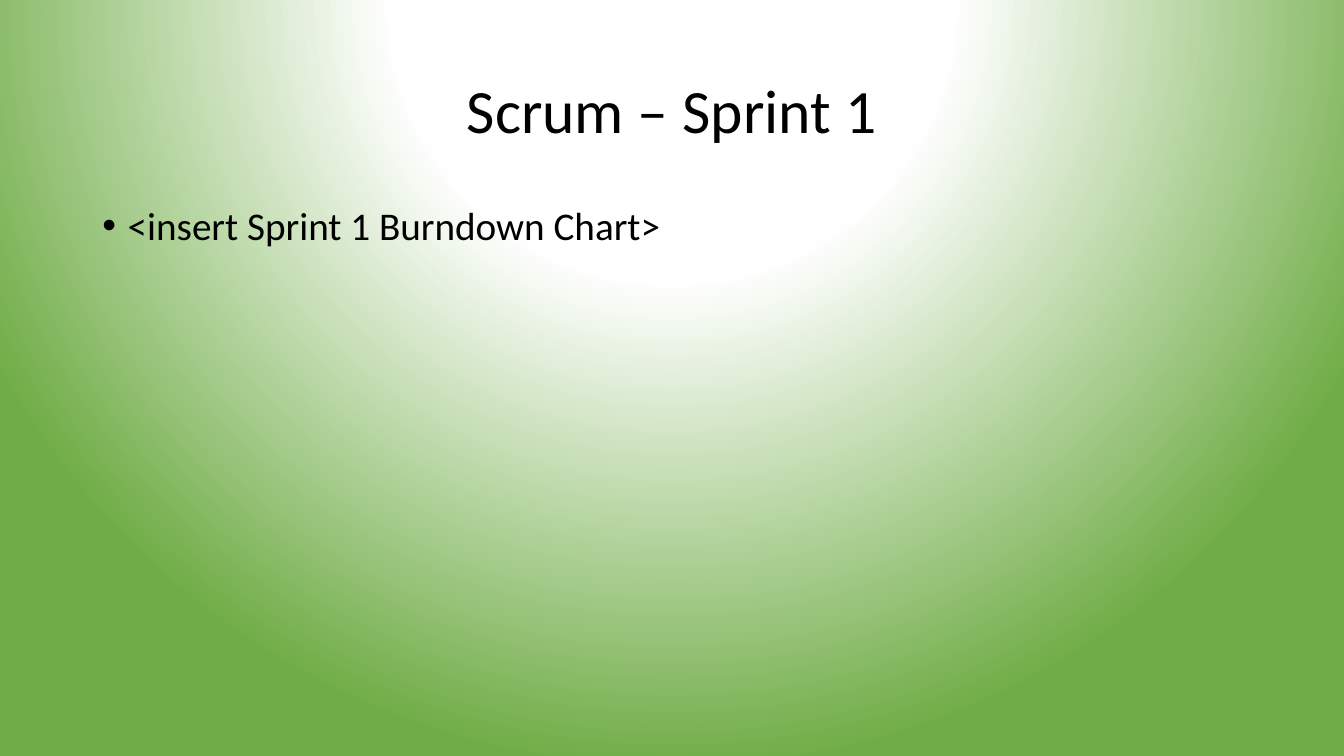
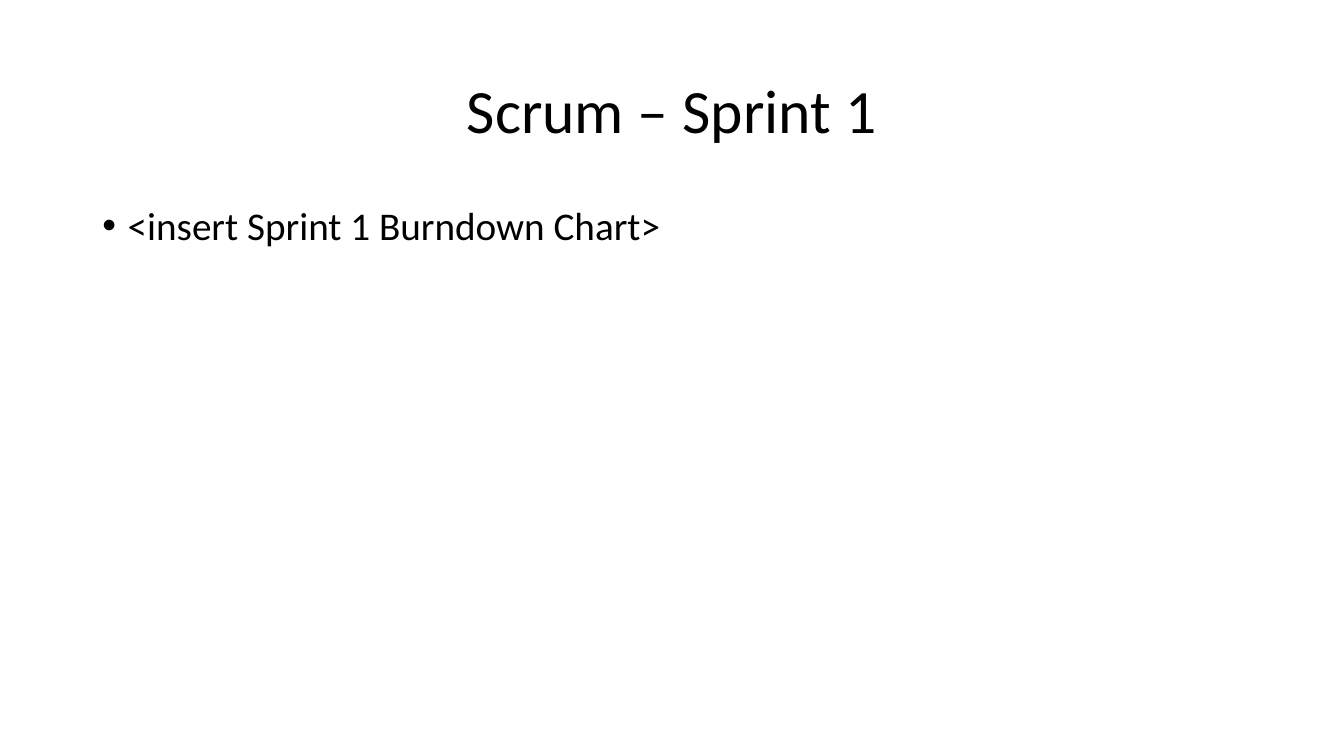
Before and after one commit to segidev/htwg.se.awol, a slide deck: slide 3 of Projektpräsentation SE.pptx. Drawn at 1344x756 pixels with LibreOffice and Linux fonts; fonts in the diff are those of the drawing; background and template pictures are left out. Boxes give left, top, right and bottom in pixels: in the first picture for what was removed or moved away, otherwise in the second. Text is boxed around its words. In the diff, an @@ line names an element or a change of style, - is before the commit and + after.

Commit message:
PP Design

```diff
--- a/Projektpräsentation SE.pptx
+++ b/Projektpräsentation SE.pptx
@@ background gradient #FFFFFF to #70AD47 to picture (left out) @@
```
Also in this commit, not shown: 3 other slides changed.
